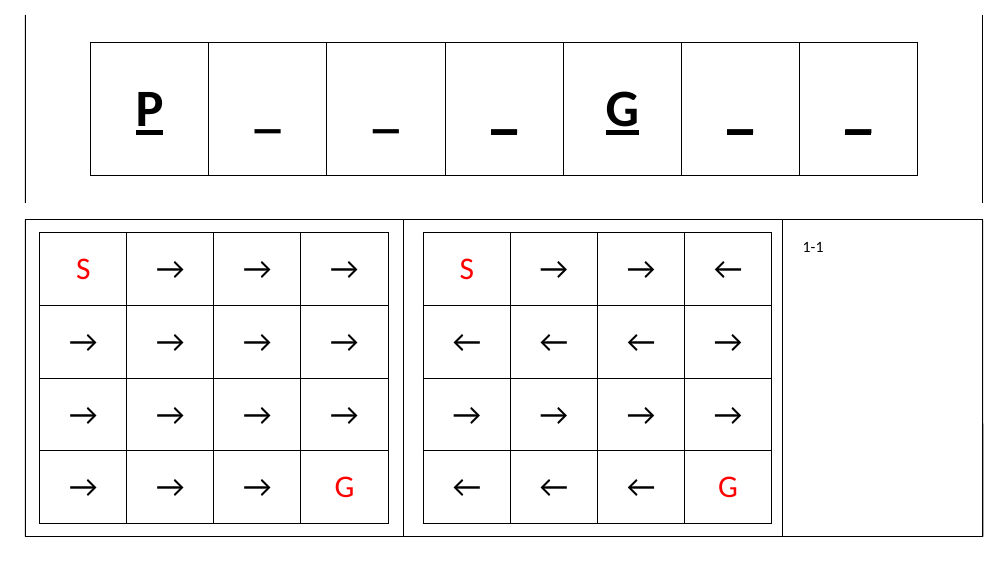
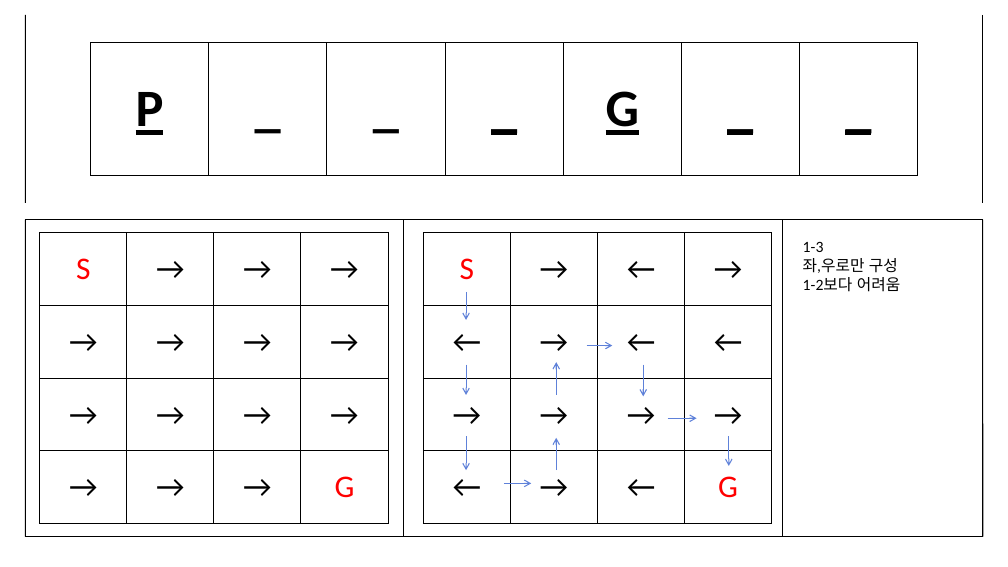
Before and after one commit to BSF0124/Brain-Control, a slide deck: slide 4 of etc/레벨디자인.pptx. Drawn at 1008x567 pixels with LibreOffice and Linux fonts; fonts in the diff are those of the drawing. Boxes give left, top, right and bottom in pixels: in the first picture for what was removed or moved away, otherwise in the second. Text is boxed around its words. In the diff, an @@ line names an element or a change of style, - is before the commit and + after.

```diff
--- a/etc/레벨디자인.pptx
+++ b/etc/레벨디자인.pptx
@@ table at box(423, 233, 771, 523) @@
-row 1, column 3: →
+row 1, column 3: ←
-row 1, column 4: ←
+row 1, column 4: →
-row 2, column 2: ←
+row 2, column 2: →
-row 2, column 4: →
+row 2, column 4: ←
-row 4, column 2: ←
+row 4, column 2: →
@@ text at box(803, 241, 900, 292): text changed @@
-1-1
+1-3
+좌,우로만 구성
+1-2보다 어려움
@@ elbow arrow added from (467, 292) to (467, 320), #5E81D9 1 pt @@
@@ elbow arrow added from (587, 346) to (613, 346), #5E81D9 1 pt @@
@@ elbow arrow added from (467, 364) to (467, 395), #5E81D9 1 pt @@
@@ elbow arrow added from (557, 395) to (557, 362), #5E81D9 1 pt @@
@@ elbow arrow added from (644, 364) to (644, 396), #5E81D9 1 pt @@
@@ elbow arrow added from (668, 418) to (696, 418), #5E81D9 1 pt @@
@@ elbow arrow added from (467, 436) to (467, 470), #5E81D9 1 pt @@
@@ elbow arrow added from (557, 470) to (557, 438), #5E81D9 1 pt @@
@@ elbow arrow added from (729, 436) to (729, 466), #5E81D9 1 pt @@
@@ elbow arrow added from (504, 483) to (532, 483), #5E81D9 1 pt @@
```
Also in this commit, not shown: 1 other slide changed, 2 other files.
